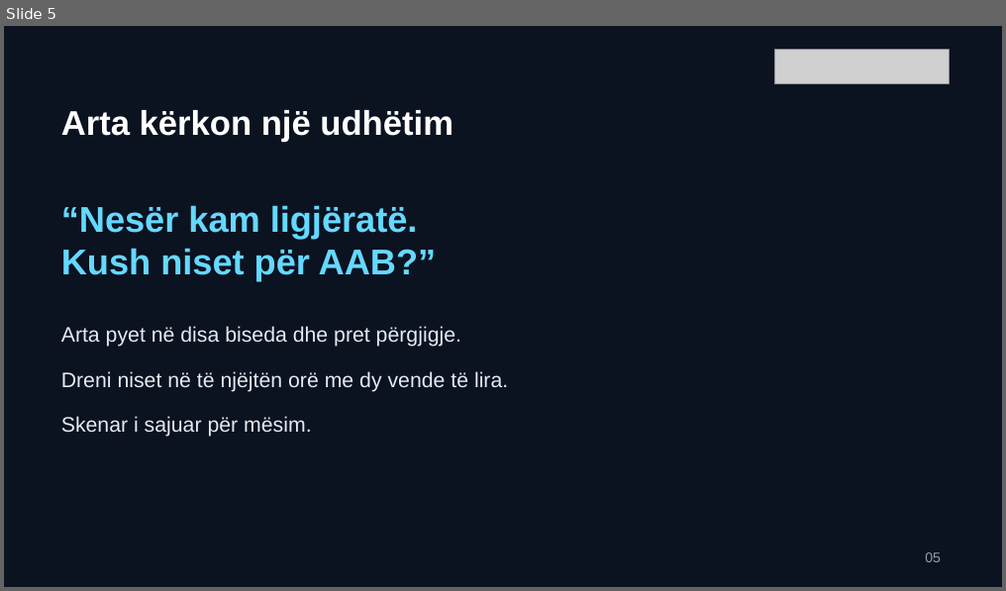
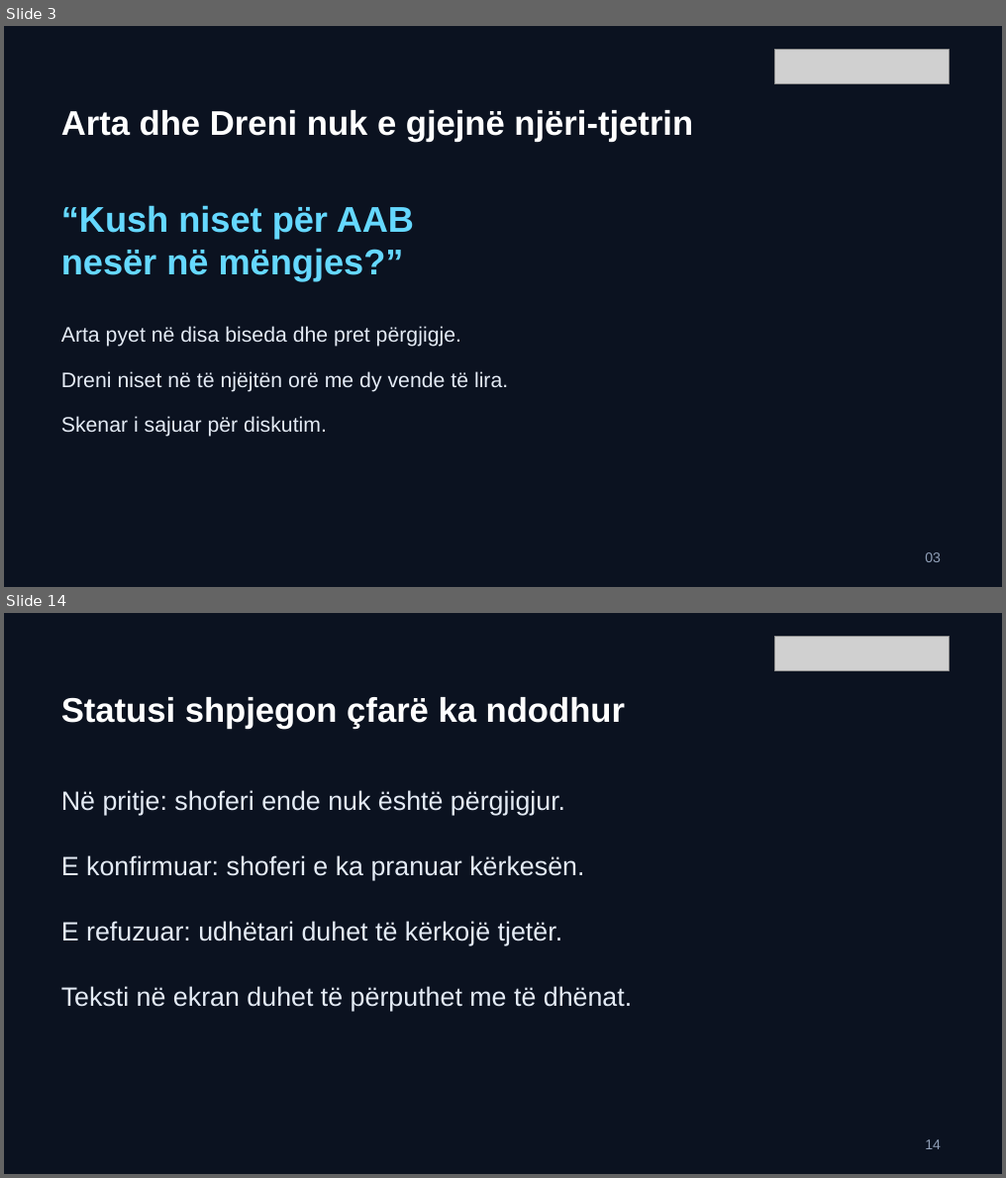
Before and after one commit to arbenl/arbenl.github.io, a slide deck: lendet/2026-2027/mobile/lectures/ligjerata-02-rideshare-ideja-mvp-2026.pptx. Shown one above the other, each under a label of ours: slide 5 before the commit, slides 3 and 14 after it; the slides between them are not shown. The pictures are 1006x591 and 1006x1178 pixels, drawn with LibreOffice and Linux fonts; fonts in the diff are those of the drawing; grey boxes stand for pictures. Boxes give left, top, right and bottom in pixels: in the first picture for what was removed or moved away, otherwise in the second. Text is boxed around its words. In the diff, an @@ line names an element or a change of style, - is before the commit and + after.

```diff
--- a/lendet/2026-2027/mobile/lectures/ligjerata-02-rideshare-ideja-mvp-2026.pptx
+++ b/lendet/2026-2027/mobile/lectures/ligjerata-02-rideshare-ideja-mvp-2026.pptx
@@ slide 14 added at (x1=4, y1=613, x2=1002, y2=1174), background #0B1220 @@
@@ picture added at (x1=774, y1=636, x2=948, y2=670) @@
@@ text added at (x1=61, y1=697, x2=625, y2=729), 33 pt, text #FFFFFF, bold @@
+Statusi shpjegon çfarë ka ndodhur
@@ text added at (x1=61, y1=790, x2=565, y2=815), 25.5 pt, text #E4EBF5 @@
+Në pritje: shoferi ende nuk është përgjigjur.
@@ text added at (x1=61, y1=856, x2=584, y2=880), 25.5 pt, text #E4EBF5 @@
+E konfirmuar: shoferi e ka pranuar kërkesën.
@@ text added at (x1=61, y1=921, x2=563, y2=946), 25.5 pt, text #E4EBF5 @@
+E refuzuar: udhëtari duhet të kërkojë tjetër.
@@ text added at (x1=61, y1=986, x2=632, y2=1011), 25.5 pt, text #E4EBF5 @@
+Teksti në ekran duhet të përputhet me të dhënat.
@@ text added at (x1=925, y1=1140, x2=941, y2=1150), 13.5 pt, text #91A0B8 @@
+14
@@ what was slide 5 is now slide 3 @@
@@ slide 3 changed as well @@
@@ text at (x1=61, y1=110, x2=693, y2=142): text changed @@
-Arta kërkon një udhëtim
+Arta dhe Dreni nuk e gjejnë njëri-tjetrin
@@ text at (x1=61, y1=205, x2=414, y2=281): text changed @@
-“Nesër kam ligjëratë.
-Kush niset për AAB?”
+“Kush niset për AAB
+nesër në mëngjes?”
@@ text at (x1=61, y1=416, x2=327, y2=437): text changed @@
-Skenar i sajuar për mësim.
+Skenar i sajuar për diskutim.
@@ text at (x1=925, y1=553, x2=941, y2=563): text changed @@
-05
+03
```
Also in this commit, not shown: 5 other slides changed, 15 other slides added, 20 slides removed, 15 other files.
